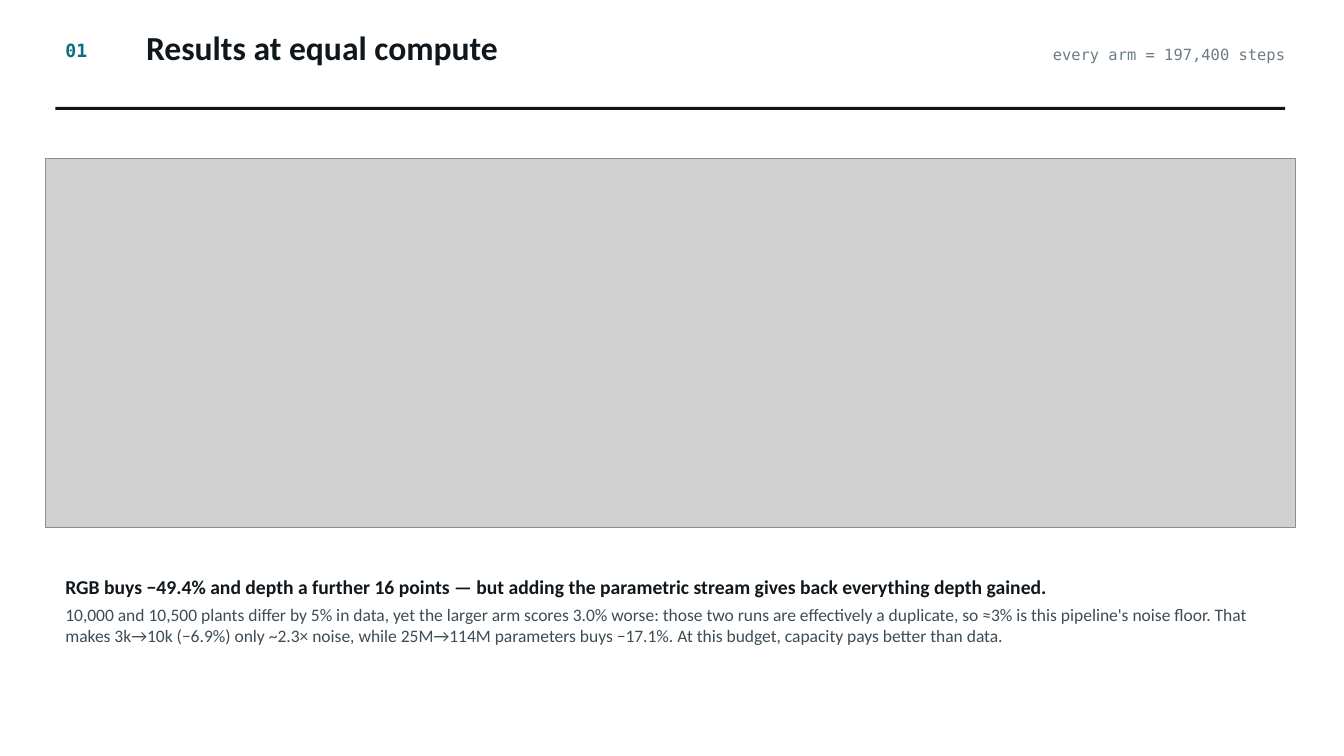
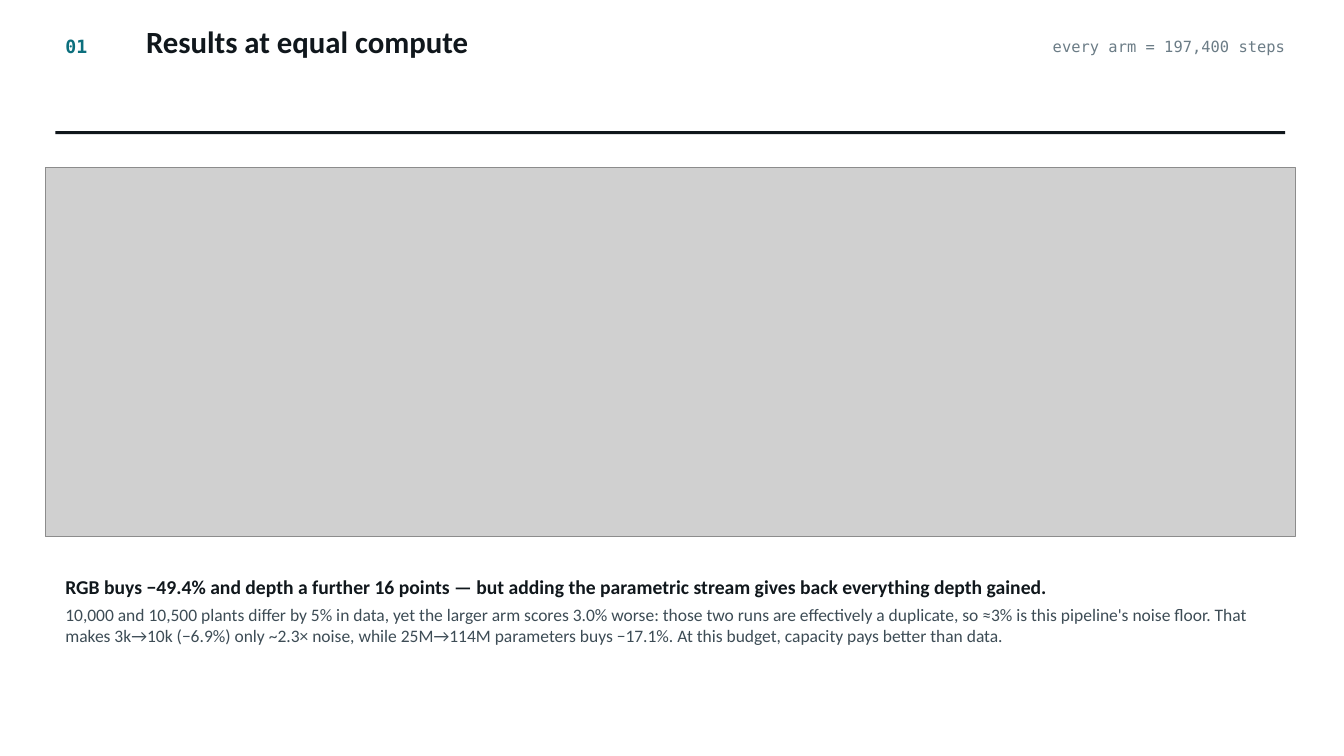
Before and after one commit to alloydas/embodiedmae, a slide deck: slide 2 of sorghum_results_2026-09-20.pptx. Drawn at 1344x756 pixels with LibreOffice and Linux fonts; fonts in the diff are those of the drawing; grey boxes stand for pictures. Boxes give left, top, right and bottom in pixels: in the first picture for what was removed or moved away, otherwise in the second. Text is boxed around its words. In the diff, an @@ line names an element or a change of style, - is before the commit and + after.

```diff
--- a/sorghum_results_2026-09-20.pptx
+++ b/sorghum_results_2026-09-20.pptx
@@ text "Results at equal compute" at (146, 31, 468, 58): size 24 to 22 pt @@
@@ text "01": place and size @@
-text "01" at (65, 43, 87, 58)
+text "01" at (65, 39, 87, 54)
@@ text "every arm = 197,400 steps": place and size @@
-text "every arm = 197,400 steps" at (1053, 48, 1285, 63)
+text "every arm = 197,400 steps" at (1053, 40, 1285, 55)
@@ rectangle: place and size @@
-rectangle at (55, 107, 1286, 110)
+rectangle at (55, 131, 1286, 134)
@@ picture: place and size @@
-picture at (45, 158, 1296, 527)
+picture at (45, 167, 1296, 536)
```
Also in this commit, not shown: 3 other slides changed, 1 other file.
